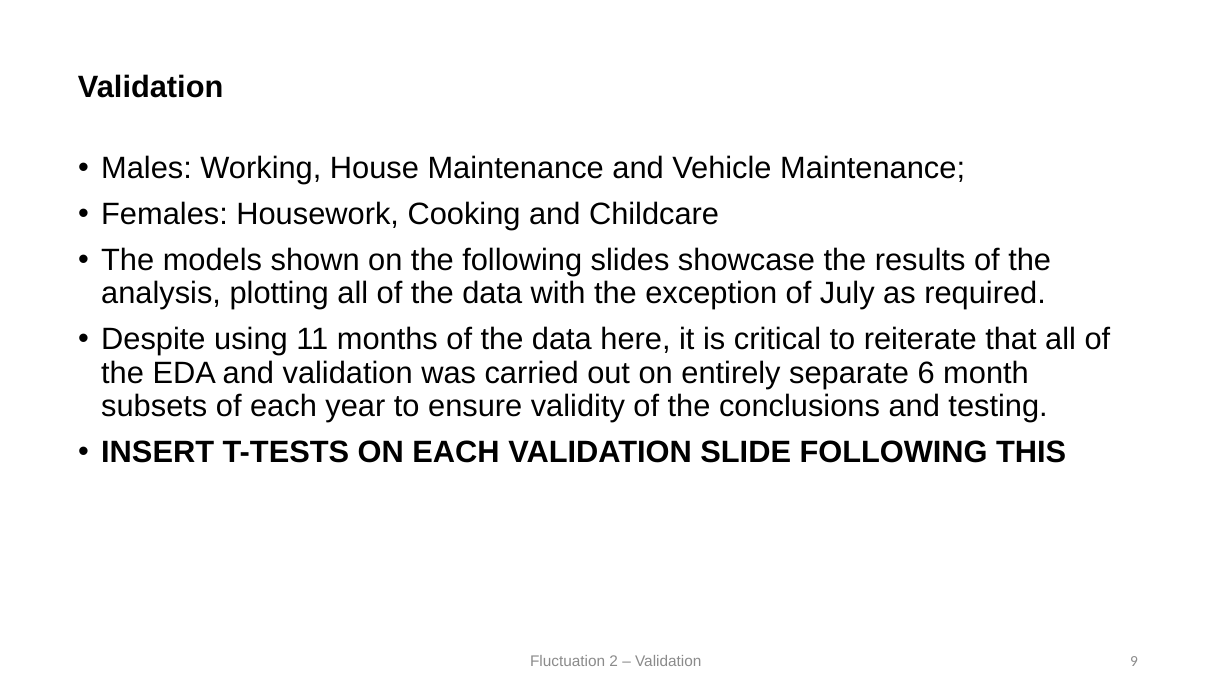
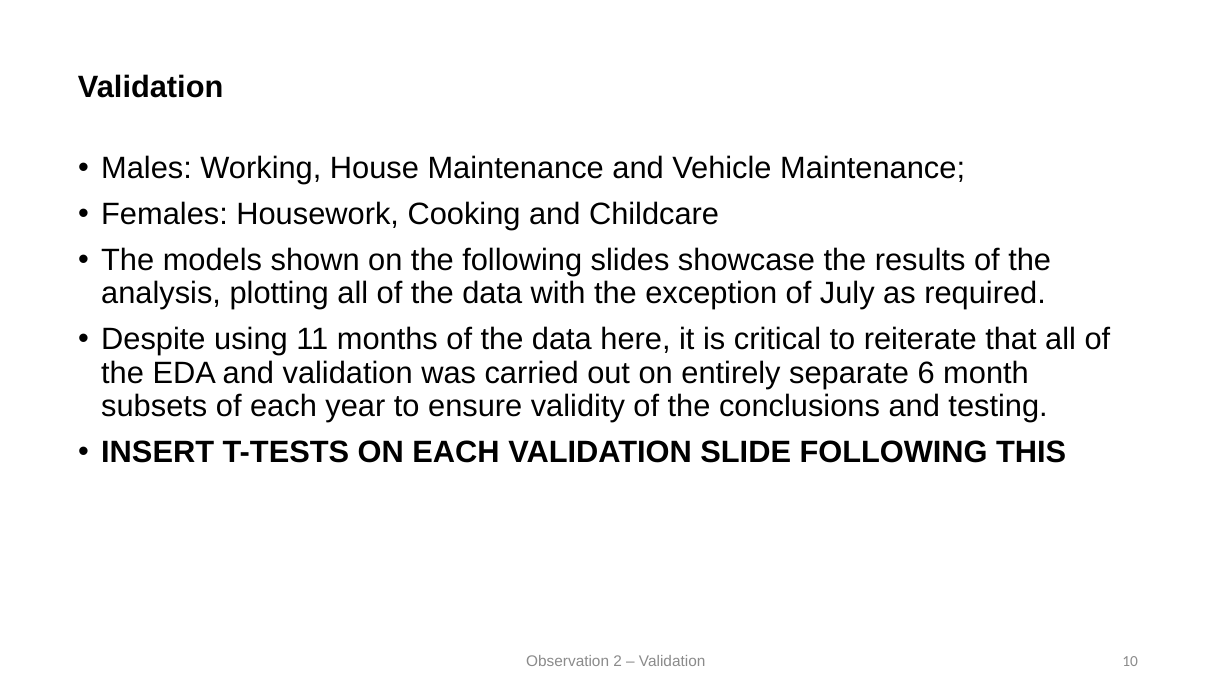
Before and after one commit to HarrisonWilde/AmericanTimeUseSurvey, a slide deck: slide 10 of Presentation/slides (1).pptx (slide 9 before the commit). Drawn at 1232x693 pixels with LibreOffice and Linux fonts; fonts in the diff are those of the drawing. Boxes give left, top, right and bottom in pixels: in the first picture for what was removed or moved away, otherwise in the second. Text is boxed around its words. In the diff, an @@ line names an element or a change of style, - is before the commit and + after.

```diff
--- a/Presentation/slides (1).pptx
+++ b/Presentation/slides (1).pptx
@@ text at [526,655,705,666]: text changed @@
-Fluctuation 2 – Validation
+Observation 2 – Validation
@@ page number at [1122,656,1138,666]: text changed @@
-9
+10
```
Also in this commit, not shown: 8 other slides changed, 2 slides added, 1 slide removed.
